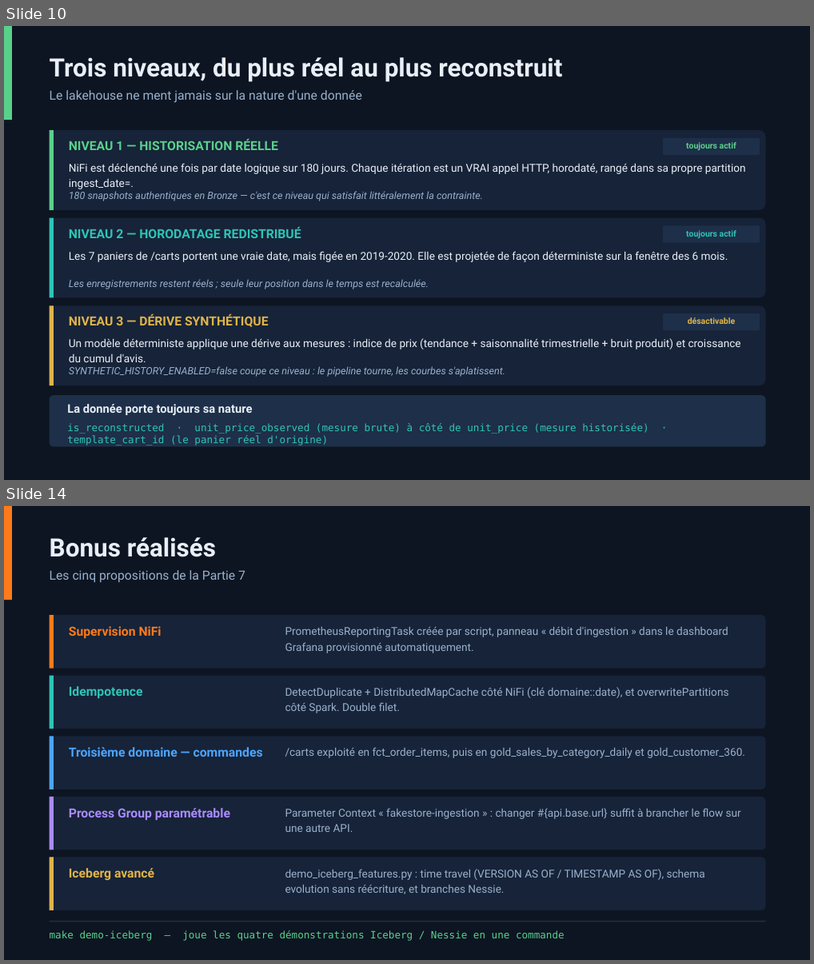
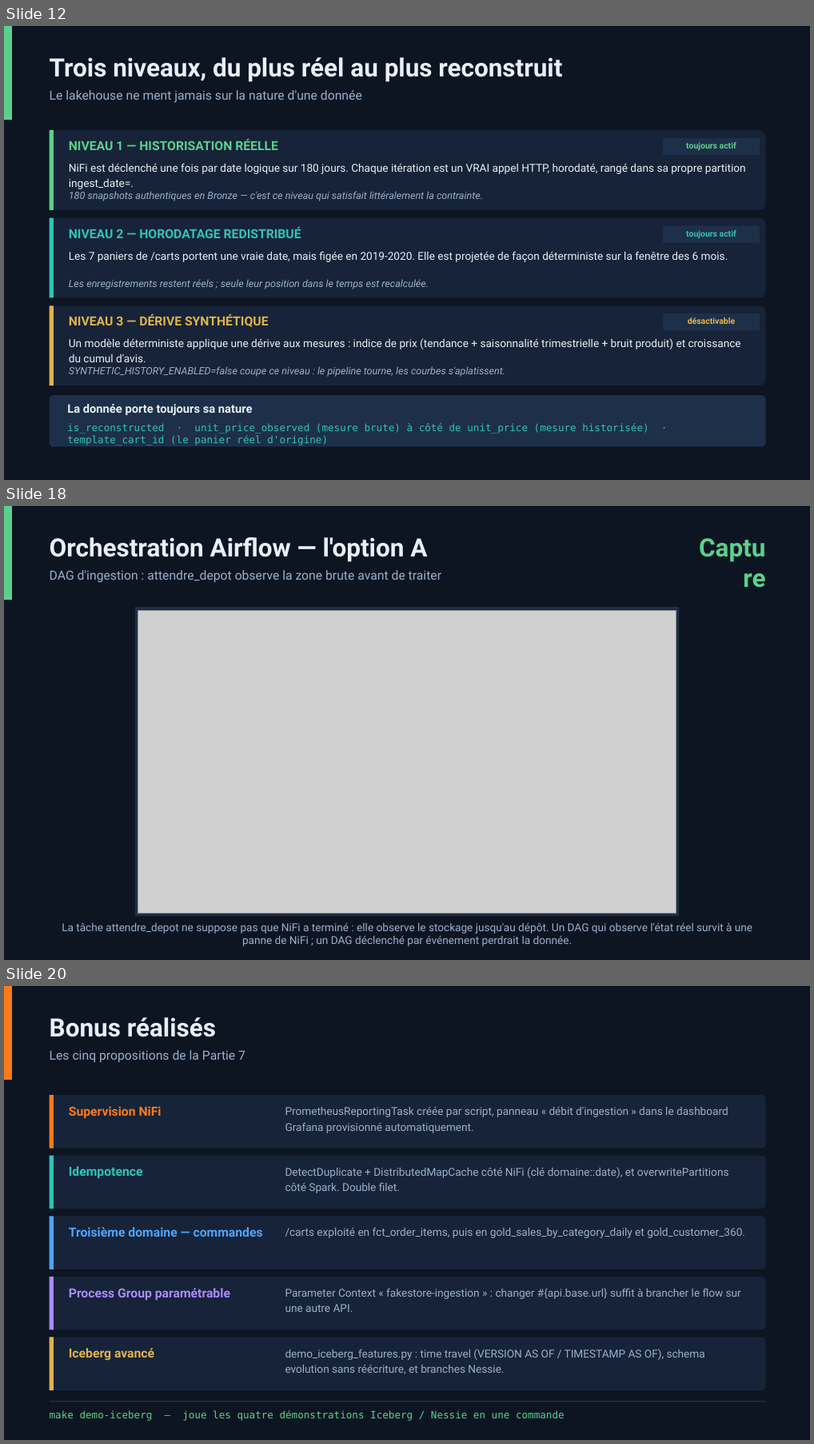
Before and after one commit to makabamegane-eng/dit-lakehouse-nifi-fakestore, a slide deck: slides/soutenance_lakehouse_nifi.pptx. Shown one above the other, each under a label of ours: slides 10 and 14 before the commit, slides 12, 18 and 20 after it; the slides between them are not shown. The pictures are 814x964 and 814x1444 pixels, drawn with LibreOffice and Linux fonts; fonts in the diff are those of the drawing; grey boxes stand for pictures. Boxes give left, top, right and bottom in pixels: in the first picture for what was removed or moved away, otherwise in the second. Text is boxed around its words. In the diff, an @@ line names an element or a change of style, - is before the commit and + after.

```diff
--- a/slides/soutenance_lakehouse_nifi.pptx
+++ b/slides/soutenance_lakehouse_nifi.pptx
@@ slide 18 added at (4, 506, 810, 960), background #0D1522 @@
@@ rectangle added at (4, 506, 12, 600), fill #5AD18B @@
@@ text added at (50, 537, 427, 562), 30 pt, text #E9EFF7, bold @@
+Orchestration Airflow — l'option A
@@ text added at (694, 532, 766, 562), 30 pt, text #5AD18B, bold @@
+Capture
@@ text added at (50, 570, 442, 582), 15 pt, text #9AB0CC @@
+DAG d'ingestion : attendre_depot observe la zone brute avant de traiter
@@ rectangle added at (135, 607, 680, 916), fill #1E2F49 @@
@@ picture added at (138, 610, 677, 913) @@
@@ text added at (62, 922, 753, 946), 13 pt, text #9AB0CC @@
+La tâche attendre_depot ne suppose pas que NiFi a terminé : elle observe le stockage jusqu'au dépôt. Un DAG qui observe l'état réel survit à une panne de NiFi ; un DAG déclenché par événement perdrait la donnée.
@@ what was slide 10 is now slide 12 @@
@@ what was slide 14 is now slide 20 @@
```
Also in this commit, not shown: 5 slides changed, 6 other slides added, 1 slide removed, 12 other files.
